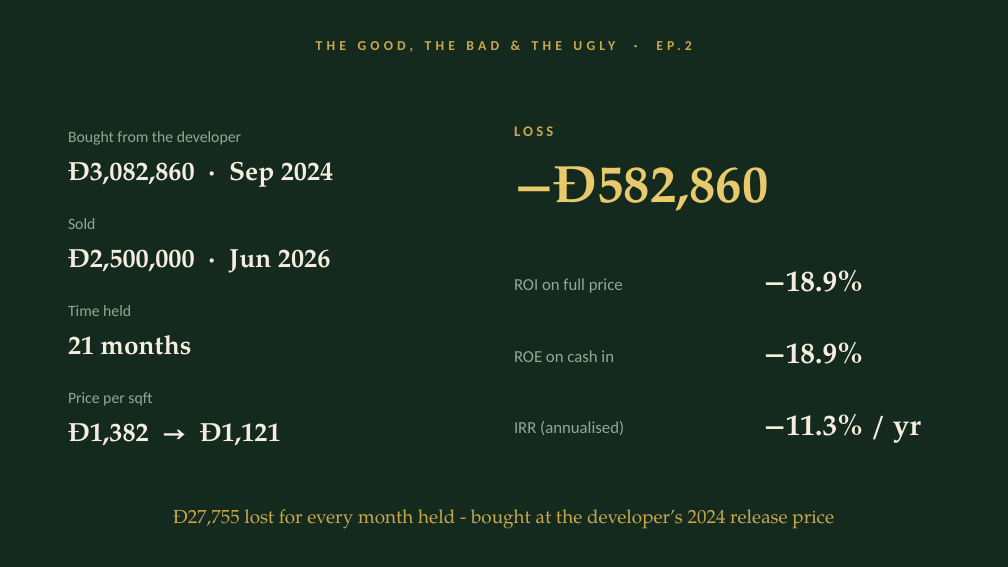
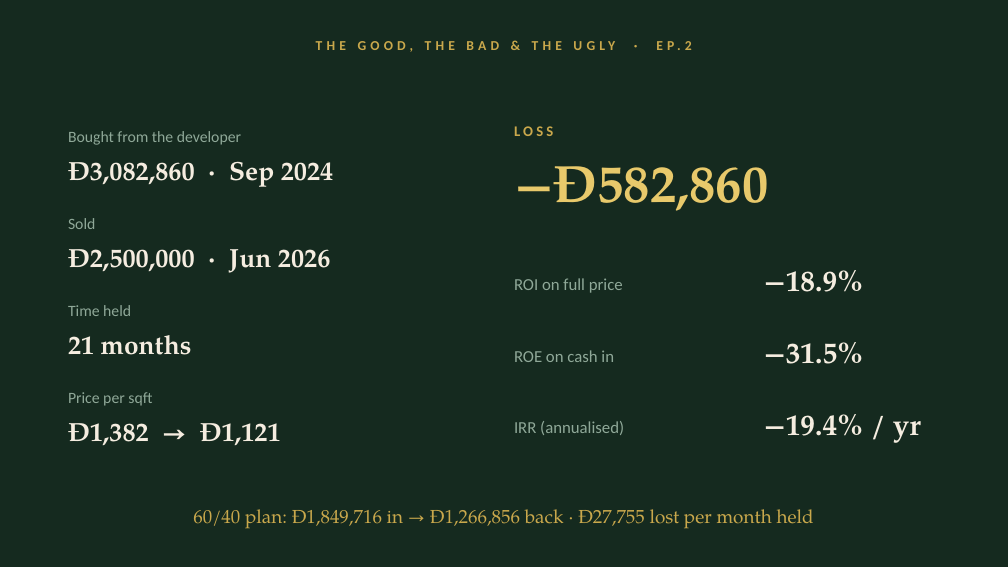
Before and after one commit to calum7macleod/dashboards, a slide deck: slide 1 of content-assets/lagoons-ep2/lagoons-ep2-gone-wrong.pptx. Drawn at 1008x567 pixels with LibreOffice and Linux fonts; fonts in the diff are those of the drawing. Boxes give left, top, right and bottom in pixels: in the first picture for what was removed or moved away, otherwise in the second. Text is boxed around its words. In the diff, an @@ line names an element or a change of style, - is before the commit and + after.

Commit message:
EP2 v4: ROE -31.5% and IRR -19.4% on 60/40 plan equity

```diff
--- a/content-assets/lagoons-ep2/lagoons-ep2-gone-wrong.pptx
+++ b/content-assets/lagoons-ep2/lagoons-ep2-gone-wrong.pptx
@@ text at (x1=764, y1=342, x2=864, y2=364): text changed @@
-−18.9%
+−31.5%
@@ text at (x1=764, y1=414, x2=921, y2=443): text changed @@
-−11.3% / yr
+−19.4% / yr
@@ text at (x1=193, y1=509, x2=814, y2=529): text changed @@
-Đ27,755 lost for every month held - bought at the developer’s 2024 release price
+60/40 plan: Đ1,849,716 in → Đ1,266,856 back · Đ27,755 lost per month held
```
Also in this commit, not shown: 1 other slide changed.
